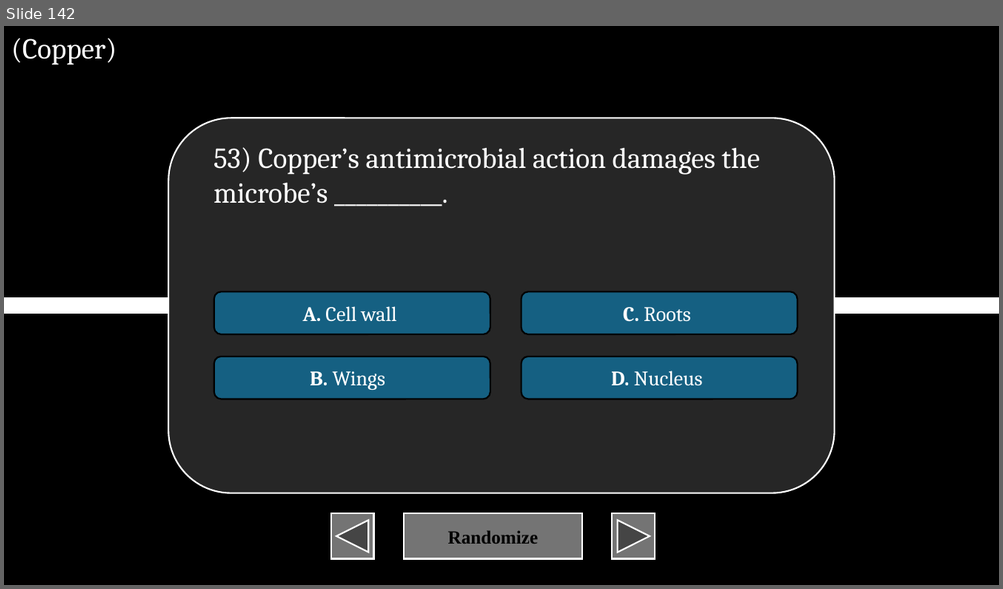
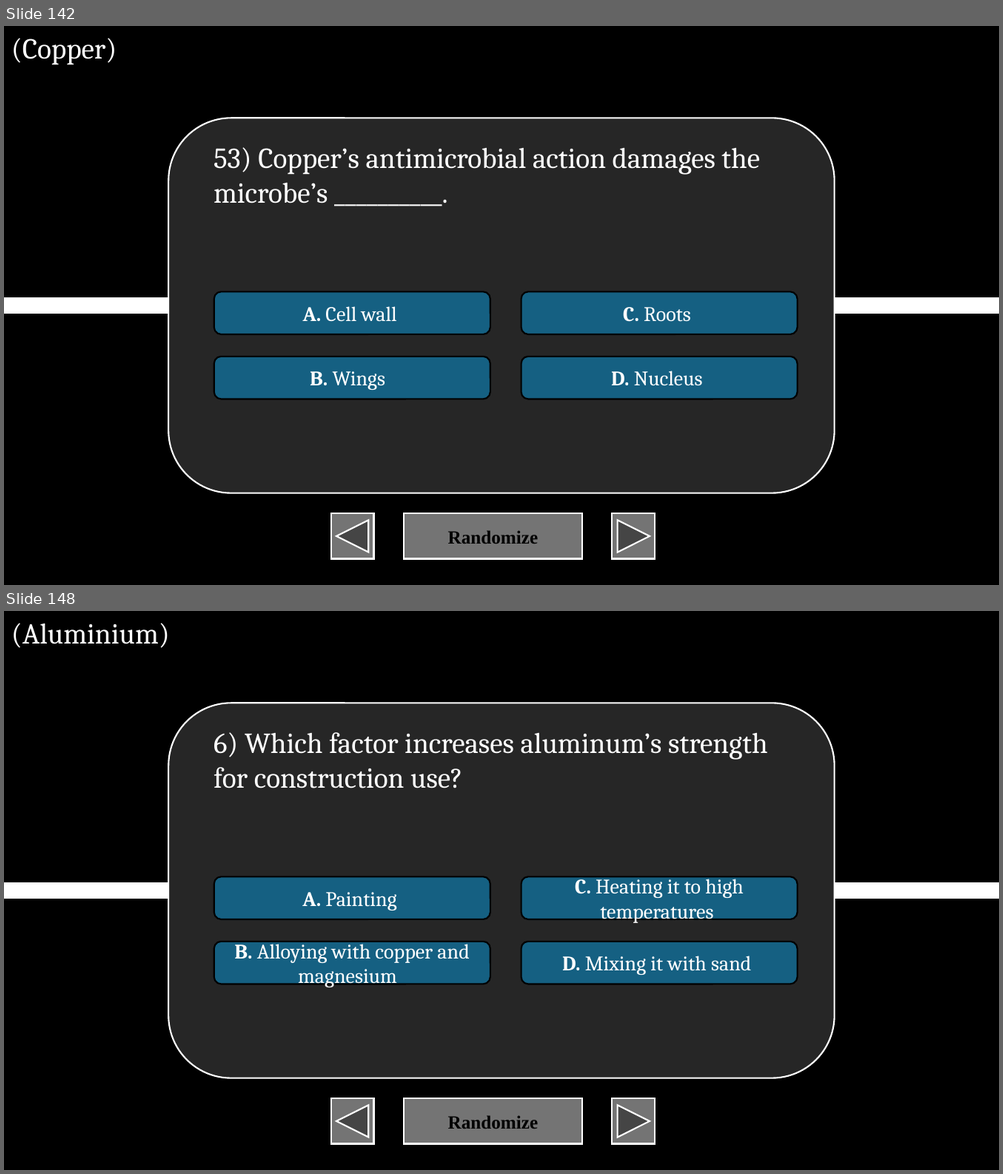
Before and after one commit to XIvanSolomonX/Archi-Reviewer, a slide deck: BU.pptm. Shown one above the other, each under a label of ours: slide 142 before the commit, slides 142 and 148 after it; the slides between them are not shown. The pictures are 1003x589 and 1003x1174 pixels, drawn with LibreOffice and Linux fonts; fonts in the diff are those of the drawing. Boxes give left, top, right and bottom in pixels: in the first picture for what was removed or moved away, otherwise in the second. Text is boxed around its words. In the diff, an @@ line names an element or a change of style, - is before the commit and + after.

```diff
--- a/BU.pptm
+++ b/BU.pptm
@@ slide 148 added at box(4, 611, 999, 1170), background #000000 @@
@@ text added at box(11, 623, 170, 648), 28 pt, text #FFFFFF @@
+(Aluminium)
@@ rounded rectangle added at box(168, 703, 834, 1078), fill #262626, outline #FFFFFF 1.5 pt @@
@@ text added at box(213, 732, 768, 789), 28 pt, text #FFFFFF @@
+6) Which factor increases aluminum’s strength for construction use?
@@ rounded rectangle added at box(214, 877, 490, 919), fill #156082, outline #000000 1.5 pt, 20 pt, text #FFFFFF @@
+A. Painting
@@ rounded rectangle added at box(521, 877, 797, 919), fill #156082, outline #000000 1.5 pt, 20 pt, text #FFFFFF @@
+C. Heating it to high temperatures
@@ line added from (4, 891) to (999, 891), #FFFFFF 16 pt @@
@@ rounded rectangle added at box(214, 942, 490, 984), fill #156082, outline #000000 1.5 pt, 20 pt, text #FFFFFF @@
+B. Alloying with copper and magnesium
@@ rounded rectangle added at box(521, 942, 797, 984), fill #156082, outline #000000 1.5 pt, 20 pt, text #FFFFFF @@
+D. Mixing it with sand
@@ action button back previous added at box(331, 1099, 373, 1145), fill #747474, outline #FFFFFF 1.5 pt @@
@@ action button blank added at box(404, 1099, 582, 1145), fill #747474, outline #FFFFFF 1.5 pt, 18 pt, text #000000, bold @@
+Randomize
@@ action button forward next added at box(612, 1099, 654, 1145), fill #747474, outline #FFFFFF 1.5 pt @@
```
Also in this commit, not shown: 2 slides changed, 83 other slides added, 4 other files.
